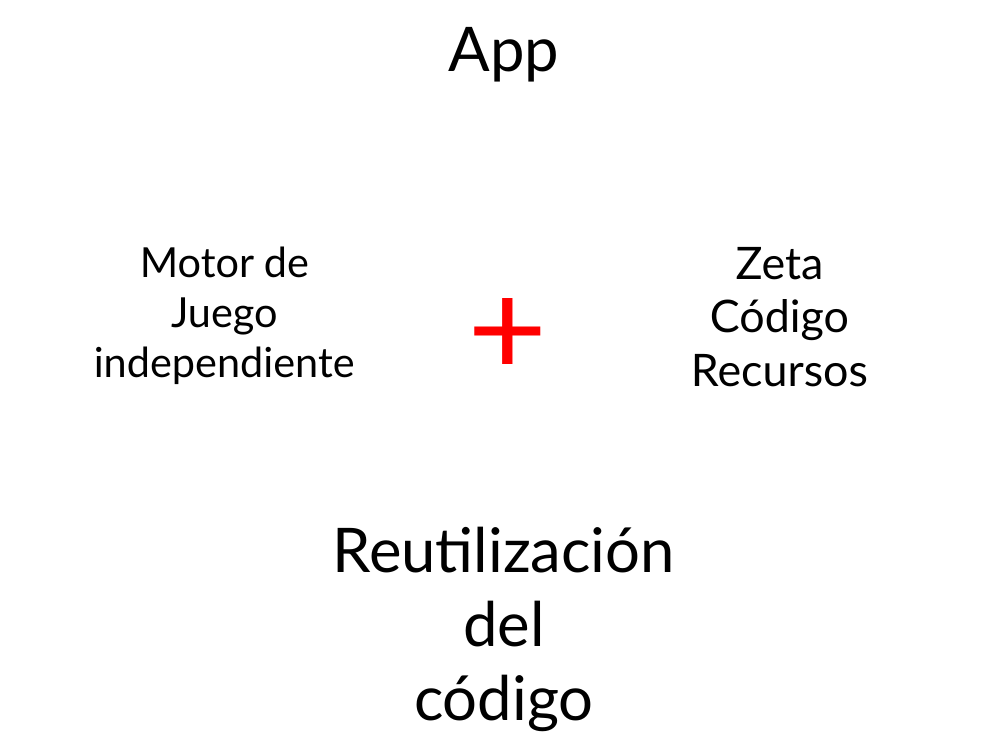
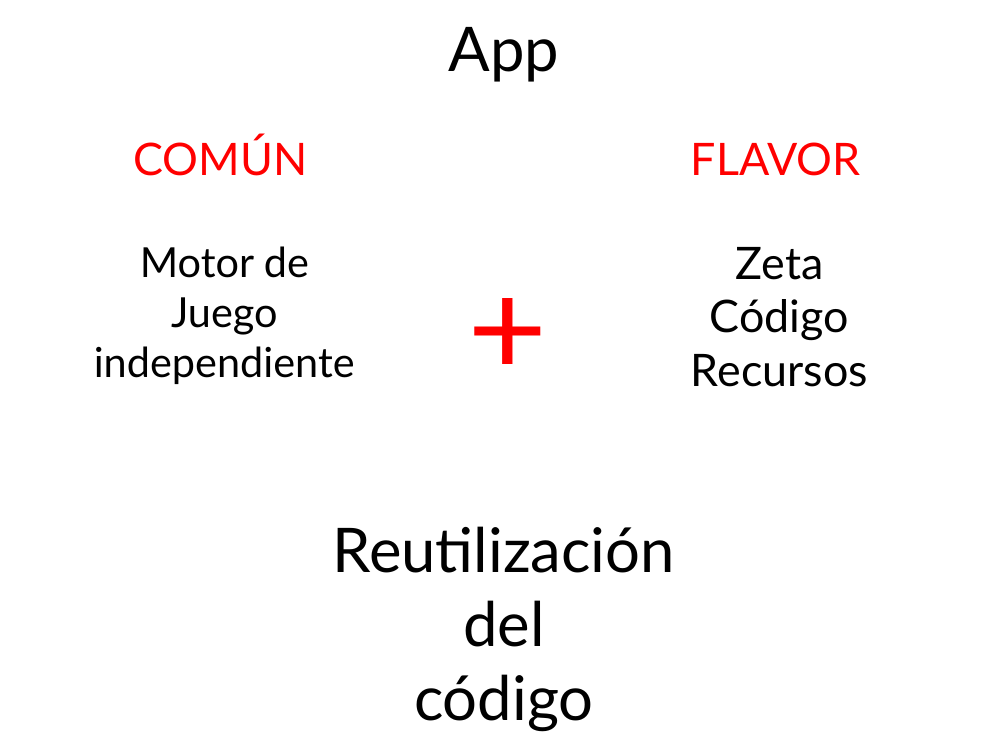
Before and after one commit to MiguelVis/BenitoGG, a slide deck: slide 4 of docs/presentacion.pptx. Drawn at 1008x756 pixels with LibreOffice and Linux fonts; fonts in the diff are those of the drawing. Boxes give left, top, right and bottom in pixels: in the first picture for what was removed or moved away, otherwise in the second. Text is boxed around its words. In the diff, an @@ line names an element or a change of style, - is before the commit and + after.

```diff
--- a/docs/presentacion.pptx
+++ b/docs/presentacion.pptx
@@ text added at bbox=[133, 136, 307, 176], 32 pt, text #FF0000 @@
+COMÚN
@@ text added at bbox=[691, 142, 861, 176], 32 pt, text #FF0000 @@
+FLAVOR
```
Also in this commit, not shown: 10 other slides changed, 1 other file.
